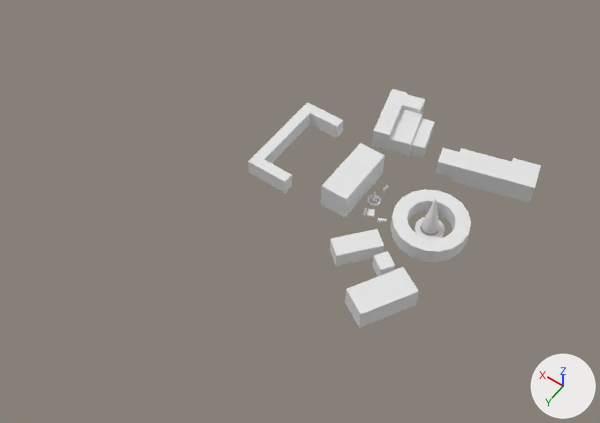
The FBX model IS3 Project/Assets/3D Assets/EXT.fbx as it was, and as the next commit left it.
Both versions are drawn from a camera (50 mm lens) standing at (-400.0, 404.0, 561.0) and looking at (-148.0, 52.0, 8.0). Lighting does not change. The marker at lower right points along +X, +Y and +Z. The older version comes first. Where no turn or scale is listed for an object, it has been applied to the vertices.

Names of what the first picture shows: 'HQ', 'HQ001', 'Roundabout002', 'Specialized Workshop', 'Stables', 'building part', 'building part003', 'building part004', 'building part005', 'building part007' and 9 more.
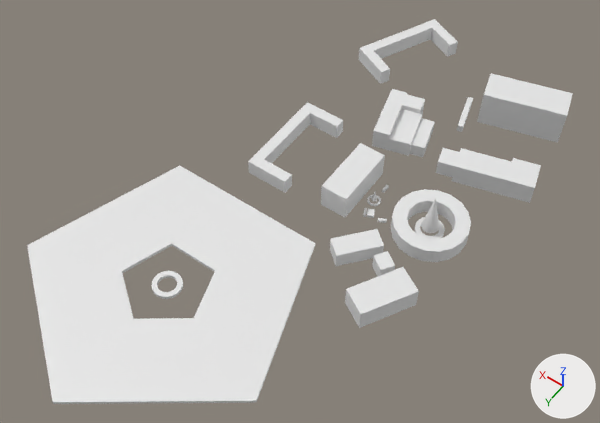
Boxes [x1, y1, x2, y2] around the edits, measured in the pictures (600 x 423 px):
'houses', added
    after: [27, 166, 315, 404]
'Train Station', added
    after: [477, 73, 573, 143]
'Training Grounds', added
    after: [359, 19, 458, 84]
'eternally frozen pool', added
    after: [152, 271, 183, 299]
'stall ', added
    after: [457, 111, 468, 132]
'stall 001', added
    after: [463, 97, 473, 116]

The change, as a diff of the scene's bpy script:
```diff
--- a/IS3 Project/Assets/3D Assets/EXT.fbx.py
+++ b/IS3 Project/Assets/3D Assets/EXT.fbx.py
@@ me_mesh_024_1 @@
+me_mesh_024_1.from_pydata([(-0.2, 10.3, 0.0), (-5.0, 9.0, 0.0), (5.0, -9.0, 0.0), (0.2, -10.3, 0.0), (-0.2, 10.3, 7.0), (-5.0, 9.0, 7.0), (5.0, -9.0, 7.0), (0.2, -10.3, 7.0)], [], [(0, 2, 3, 1), (4, 5, 7, 6), (0, 1, 5, 4), (1, 3, 7, 5), (3, 2, 6, 7), (2, 0, 4, 6)])
@@ me_mesh_028 @@
+me_mesh_028.from_pydata([(40.1, -4.8, 0.0), (32.3, 24.2, 0.0), (-32.3, -24.2, 0.0), (-40.1, 4.8, 0.0), (40.1, -4.8, 35.0), (32.3, 24.2, 35.0), (-32.3, -24.2, 35.0), (-40.1, 4.8, 35.0)], [], [(0, 2, 3, 1), (4, 5, 7, 6), (0, 1, 5, 4), (1, 3, 7, 5), (3, 2, 6, 7), (2, 0, 4, 6)])
@@ me_mesh_030 @@
+me_mesh_030.from_pydata(...)  # 30 vertices, 30 faces; spans x -119.0..119.0, y -101.0..125.0, z 0.0..3.0
@@ me_mesh_022_1 @@
+me_mesh_022_1.from_pydata(...)  # 16 vertices, 14 faces; spans x -38.0..36.3, y -98.5..0.0, z 0.0..15.0
@@ ob_stall_001 @@
+ob_stall_001 = bpy.data.objects.new('stall 001', me_mesh_024_1)
+ob_stall_001.location = (-202.3, -144.3, 0.0)
@@ ob_eternally_frozen_pool @@
+ob_eternally_frozen_pool = bpy.data.objects.new('eternally frozen pool', me_mesh_021.copy())  # the mesh of ob_roundabout001
+ob_eternally_frozen_pool.location = (-102.5, 169.5, 0.0)
@@ ob_stall @@
+ob_stall = bpy.data.objects.new('stall ', me_mesh_024_1.copy())
+ob_stall.location = (-207.5, -125.0, 0.0)
@@ ob_train_station @@
+ob_train_station = bpy.data.objects.new('Train Station', me_mesh_028)
+ob_train_station.location = (-250.0, -160.0, 0.0)
@@ ob_houses @@
+ob_houses = bpy.data.objects.new('houses', me_mesh_030)
+ob_houses.location = (-102.5, 169.5, 0.0)
@@ ob_training_grounds @@
+ob_training_grounds = bpy.data.objects.new('Training Grounds', me_mesh_022_1)
+ob_training_grounds.location = (-116.9, -126.7, 0.0)
```
